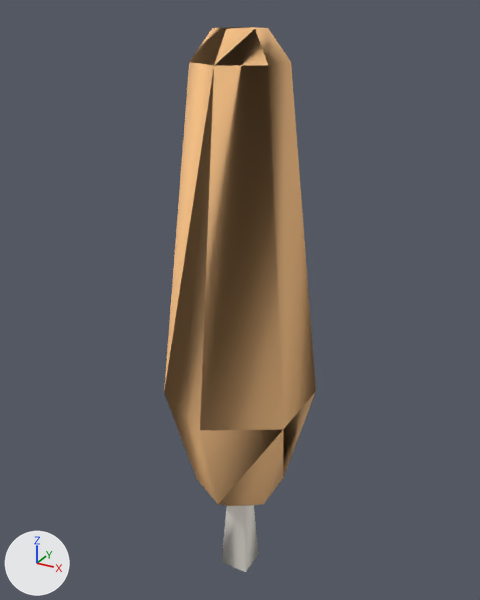
An edit to the OBJ model DynamicLab/Assets/Nature Kit/Models/OBJ format/tree_tall_fall.obj, drawn before and after from the same camera.
Before and after are seen from a 50 mm lens placed at (0.84, -1.528, 1.732), pointed at (-0.023, 0.04, 0.948). Every picture has the same lights, and +X, +Y and +Z are marked at lower left. The picture after the commit comes second. Where no turn or scale is listed for an object, it has been applied to the vertices.

The first picture shows 'tree_tall_fall'.
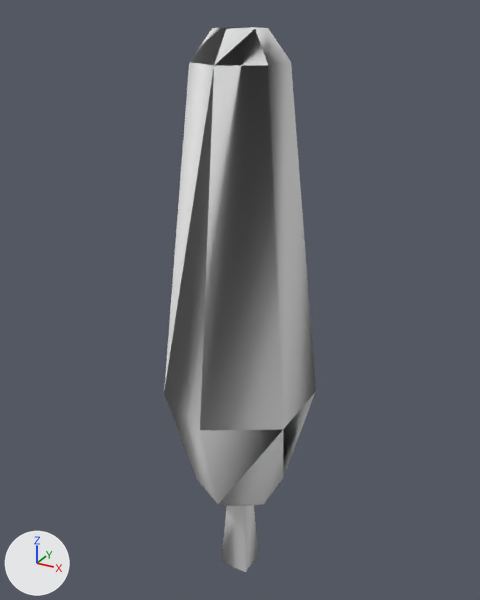
What differs and where, as boxes (x1, y1, x2, y2) in the pictures (480 x 600 px):
'tree_tall_fall', recoloured (beige to white): (164, 27, 316, 572) in both

What changed in the scene script:
```text
Change mat_leafsfall:
    mat_leafsfall.base_color: (1.0, 0.573, 0.255) -> (0.8, 0.8, 0.8)  # beige #ffc78a -> white #e7e7e7
```
